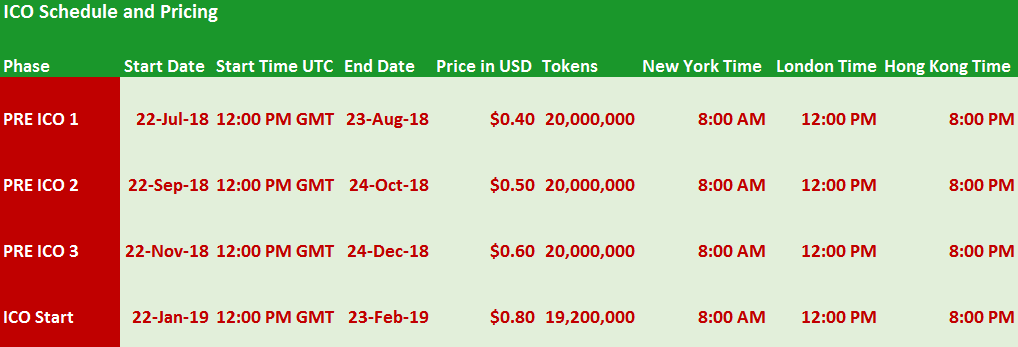
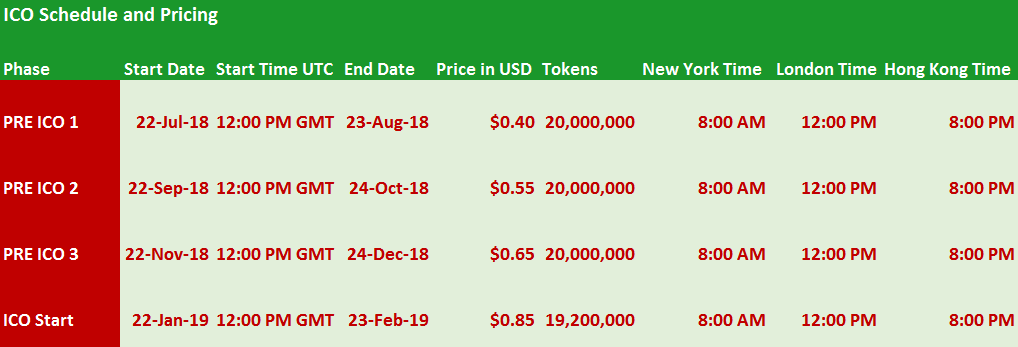
Layered file, before and after one edit (1018x347). Changes by layer:
renamed "Layer 3" to "Layer 4", painted on it over [0, 4, 1018, 328]
removed layer "Layer 2" over [0, 4, 1018, 328]
removed layer "Layer 1" over [0, 4, 1018, 328]
removed layer "Background" over [0, 4, 1018, 328]
